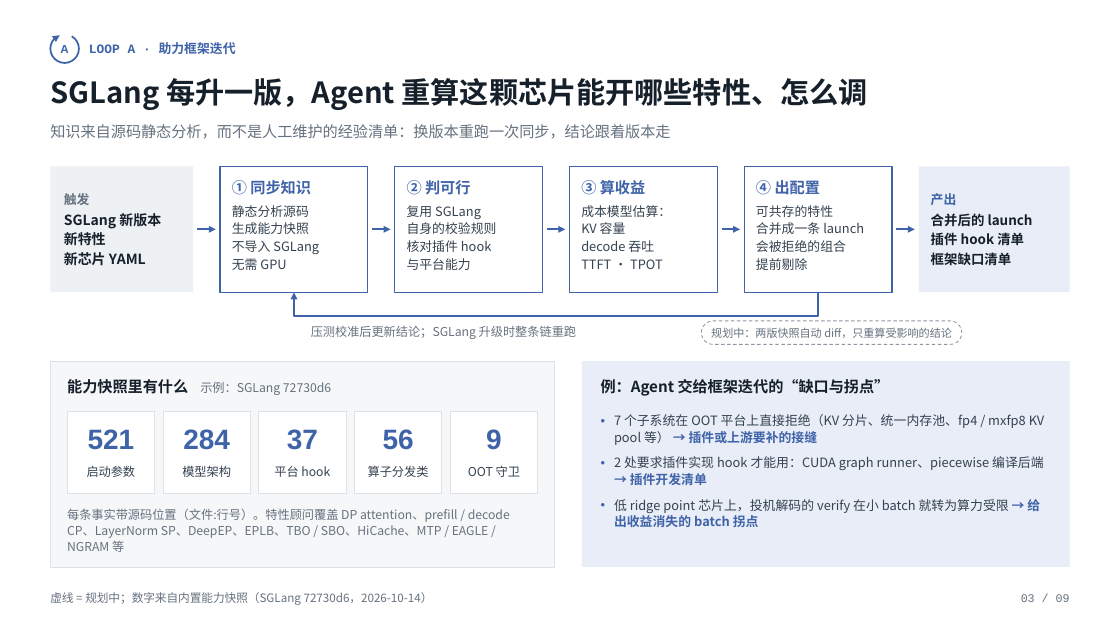
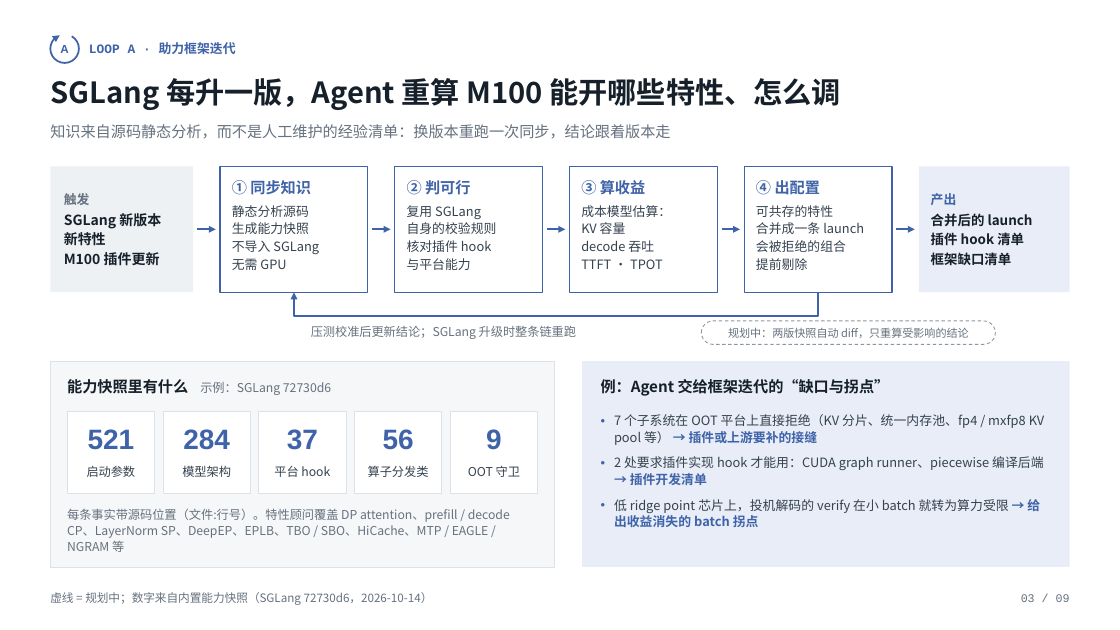
Before and after one commit to learning-sketch/sglang-maestro, a slide deck: slide 3 of slides/sglang_maestro_agent_loops.pptx. Drawn at 1120x630 pixels with LibreOffice and Linux fonts; fonts in the diff are those of the drawing. Boxes give left, top, right and bottom in pixels: in the first picture for what was removed or moved away, otherwise in the second. Text is boxed around its words. In the diff, an @@ line names an element or a change of style, - is before the commit and + after.

```diff
--- a/slides/sglang_maestro_agent_loops.pptx
+++ b/slides/sglang_maestro_agent_loops.pptx
@@ text at box(50, 78, 841, 110): text changed @@
-SGLang 每升一版，Agent 重算这颗芯片能开哪些特性、怎么调
+SGLang 每升一版，Agent 重算 M100 能开哪些特性、怎么调
@@ text in rectangle at box(64, 252, 160, 265): text changed @@
-新芯片 YAML
+M100 插件更新
@@ rounded rectangle "规划中：两版快照自动 diff，只重算受影响的结论": place and size @@
-rounded rectangle "规划中：两版快照自动 diff，只重算受影响的结论" at box(702, 321, 962, 344)
+rounded rectangle "规划中：两版快照自动 diff，只重算受影响的结论" at box(702, 321, 996, 344)
```
Also in this commit, not shown: 8 other slides changed.
